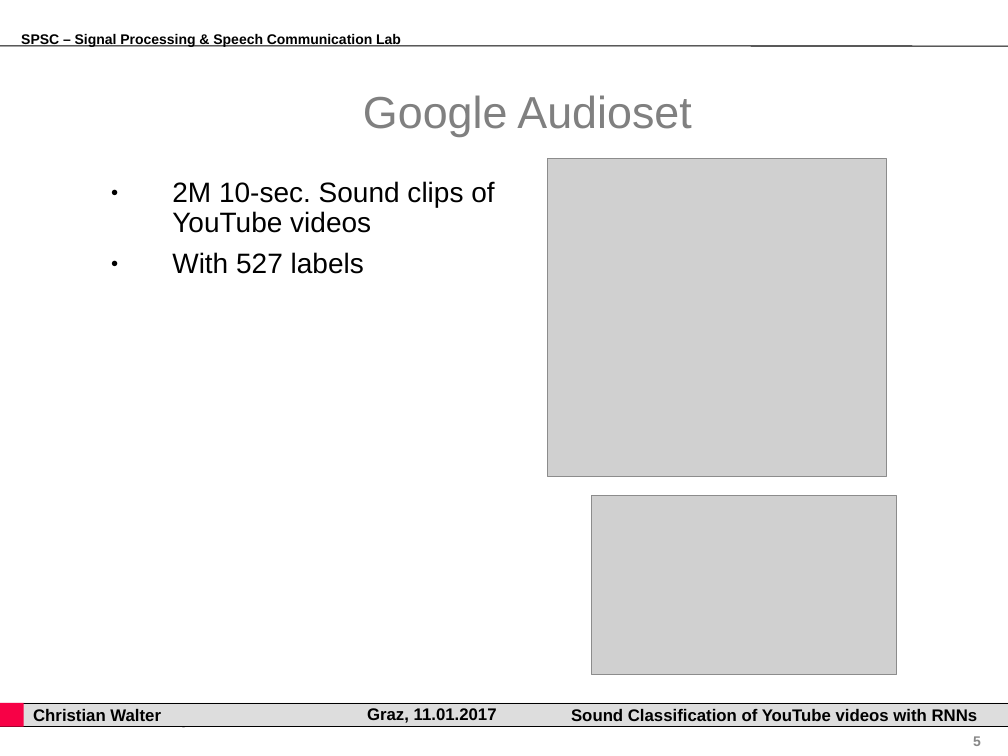
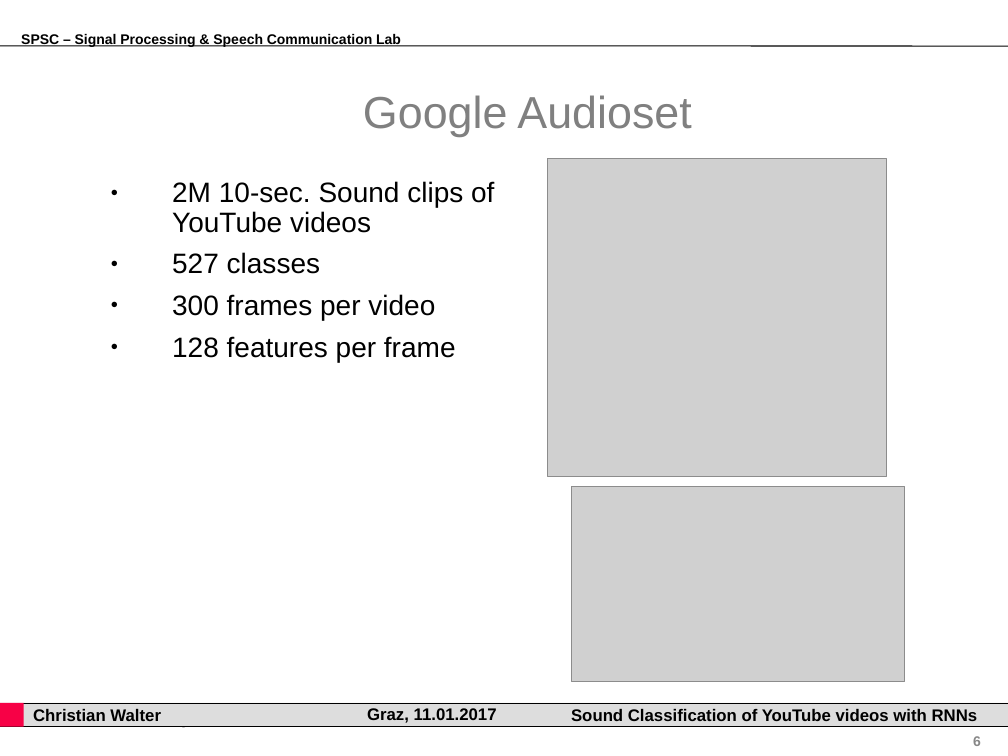
Before and after one commit to gartenschlaefer/present, a slide deck: slide 6 of bachelor_thesis/bachelor_thesis.ppt (slide 5 before the commit). Drawn at 1008x756 pixels with LibreOffice and Linux fonts; fonts in the diff are those of the drawing; grey boxes stand for pictures; background and template pictures are left out. Boxes give left, top, right and bottom in pixels: in the first picture for what was removed or moved away, otherwise in the second. Text is boxed around its words. In the diff, an @@ line names an element or a change of style, - is before the commit and + after.

```diff
--- a/bachelor_thesis/bachelor_thesis.ppt
+++ b/bachelor_thesis/bachelor_thesis.ppt
@@ text at [172,252,456,362]: text changed @@
-● With 527 labels
+● 527 classes
+● 300 frames per video
+● 128 features per frame
@@ picture: place and size @@
-picture at [592,496,897,675]
+picture at [572,486,905,681]
```
Also in this commit, not shown: 4 other slides changed, 5 slides added, 1 slide removed, 14 other files.
